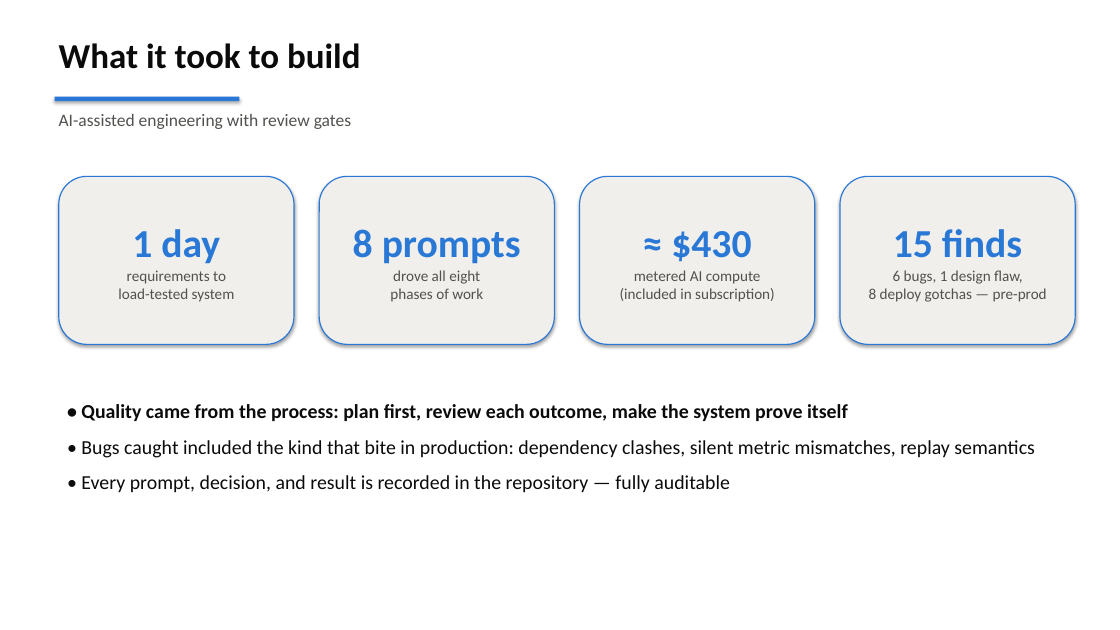
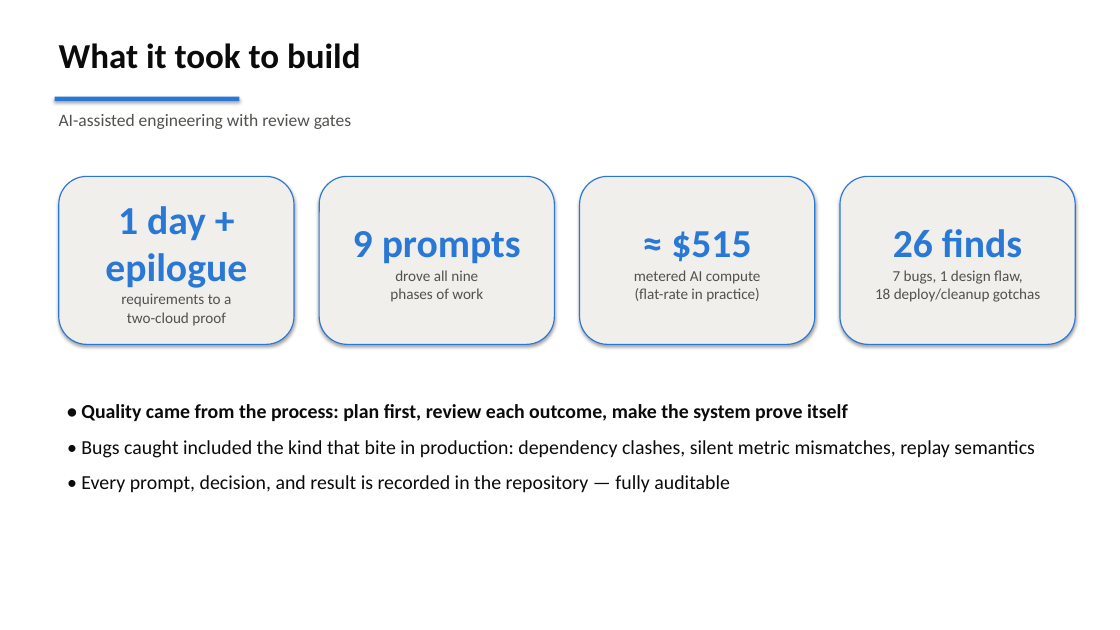
Before and after one commit to jimzucker/flink-fable5, a slide deck: slide 11 of docs/flink-demo-exec-briefing.pptx (slide 10 before the commit). Drawn at 1120x630 pixels with LibreOffice and Linux fonts; fonts in the diff are those of the drawing. Boxes give left, top, right and bottom in pixels: in the first picture for what was removed or moved away, otherwise in the second. Text is boxed around its words. In the diff, an @@ line names an element or a change of style, - is before the commit and + after.

```diff
--- a/docs/flink-demo-exec-briefing.pptx
+++ b/docs/flink-demo-exec-briefing.pptx
@@ text in rounded rectangle at box(105, 206, 247, 326): text changed @@
-1 day
-requirements to
-load-tested system
+1 day + epilogue
+requirements to a
+two-cloud proof
@@ text in rounded rectangle at box(353, 231, 521, 281): text changed @@
-8 prompts
-drove all eight
+9 prompts
+drove all nine
@@ text in rounded rectangle at box(671, 231, 751, 262): text changed @@
-≈ $430
+≈ $515
@@ text in rounded rectangle at box(875, 229, 1040, 302): text changed @@
-15 finds
-6 bugs, 1 design flaw,
-8 deploy gotchas — pre-prod
+26 finds
+7 bugs, 1 design flaw,
+18 deploy/cleanup gotchas
@@ text in rounded rectangle at box(635, 288, 760, 302): text changed @@
-(included in subscription)
+(flat-rate in practice)
```
Also in this commit, not shown: 1 other slide changed, 1 slide added, 4 other files.
